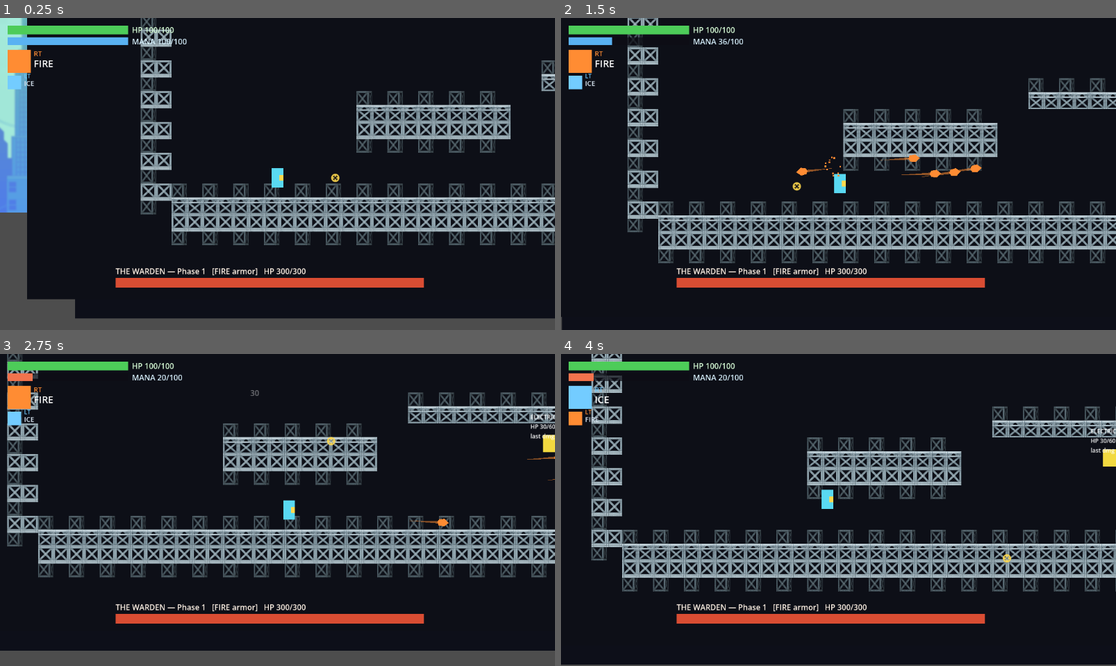
Above: before the commit, frames 1-4 (two rows, left to right).
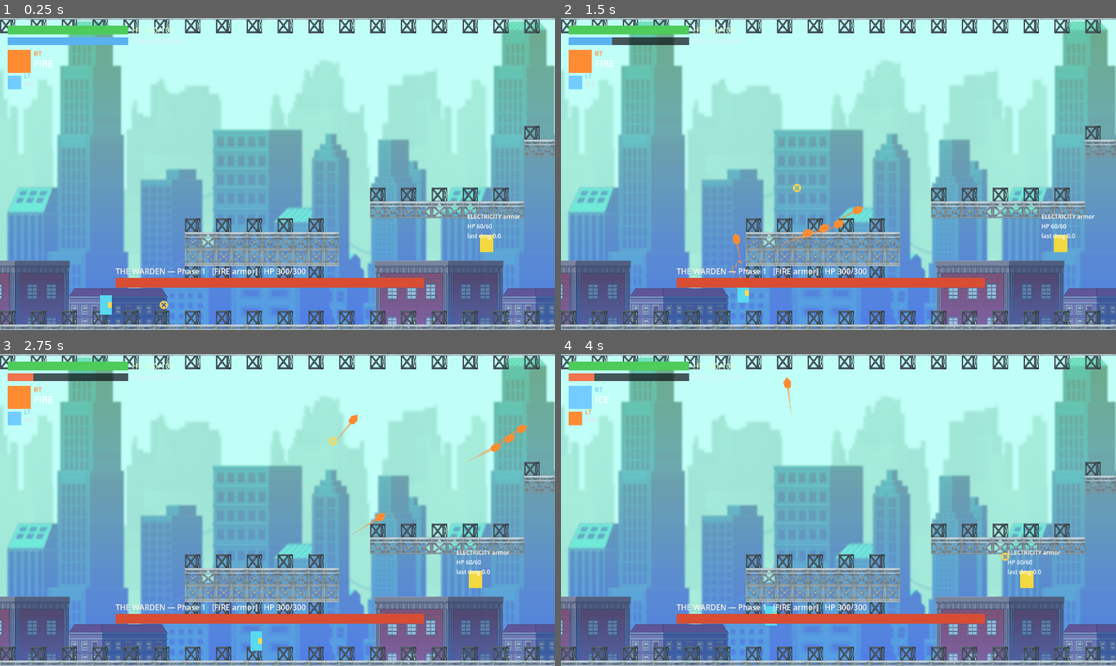
Above: after the commit, the same moments.

Repository: lordiwa/mageRage
Game: Godot game, scene res://levels/sector_02.tscn
Same seed, same stepped clock (60 frames per second), same inputs: the game is played once before the commit and once after it.
Inputs (mouse positions are in pixels of both pictures, inside the frame that each line leads up to):
- Up to frame 1 (0.25 s): no input
- Up to frame 2 (1.5 s): tap Enter at 0.5 s; move the mouse to (960, 158) at 0.52 s; hold D (move_right) 0.53-1.25 s; hold E (cast_primary) 0.53-1.25 s; click (960, 158) at 0.67 s; tap Space (jump) at 0.77 s; drag from (727, 189) to (938, 183) at 1.27 s
- Up to frame 3 (2.75 s): move the mouse to (333, 441) at 2.02 s; hold D (move_right) from 2.03 s (still down); tap Shift (dash) at 2.1 s
- Up to frame 4 (4 s): release D (move_right) at 2.75 s; drag from (810, 572) to (672, 463) at 2.77 s; move the mouse to (1005, 556) at 3.52 s; hold A (move_left) from 3.53 s (still down); tap 2 (element_2) at 3.6 s; tap Space (jump) at 3.77 s

The runs differ from the first frame. In frame 1, 95% of the frame differs, in the area x 0-100%, y 0-100%; in frame 2, 96%; in frame 3, 96%; in frame 4, 97%.

Commit message:
fix(sector_02): stop black ColorRect occluding parallax skyline + clamp Camera2D to level bounds
BUG-1: the sector-level Background ColorRect (z=-10) rendered in front of the
parallax city layers (z=-30..-20) and painted over the skyline. Push it to
z=-50 (behind every layer) and widen it (-700..5300 / -700..700) so it acts
only as a guaranteed full-bleed backstop fill behind the skyline.

BUG-2: the shared player Camera2D had no limits (±1e7 default) so the freely
flying hero's view left the backdrops into void. Clamp it to the playable
level bounds: limit_left=0, limit_top=-320, limit_right=4600, limit_bottom=360.

sector_01 shares the player, so the same clamp lets its camera reach past its
old flat fill (which ended at x=4500) and exposed far-right void. Widen its
backstop to the same -700..5300 / -700..700 / z=-50 so it covers the
camera-reachable view too.

VISUAL ONLY: only z_index, ColorRect offsets and Camera2D.limit_* change. No
collision shape, body position or corridor metric is touched; the corridor-span
+ boss-reachability tests pass unchanged. Verified in a real GL render: the
sector_02 city skyline is visible and no void shows at the camera extremes in
either sector.

Co-Authored-By: Claude Opus 4.8 (1M context) <noreply@anthropic.com>

Diff:
--- a/levels/sector_01.tscn
+++ b/levels/sector_01.tscn
@@ -36,11 +36,11 @@
 script = ExtResource("2_sector")
 
 [node name="Background" type="ColorRect" parent="."]
-z_index = -10
-offset_left = -300.0
-offset_top = -560.0
-offset_right = 4500.0
-offset_bottom = 560.0
+z_index = -50
+offset_left = -700.0
+offset_top = -700.0
+offset_right = 5300.0
+offset_bottom = 700.0
 color = Color(0.05, 0.06, 0.09, 1)
 
 [node name="Environment" type="Node2D" parent="."]
--- a/levels/sector_02.tscn
+++ b/levels/sector_02.tscn
@@ -41,11 +41,11 @@
 [node name="Backdrop" parent="." instance=ExtResource("3_backdrop")]
 
 [node name="Background" type="ColorRect" parent="."]
-z_index = -10
-offset_left = -300.0
-offset_top = -560.0
-offset_right = 4900.0
-offset_bottom = 560.0
+z_index = -50
+offset_left = -700.0
+offset_top = -700.0
+offset_right = 5300.0
+offset_bottom = 700.0
 color = Color(0.05, 0.06, 0.09, 1)
 
 [node name="Environment" type="Node2D" parent="."]
--- a/scenes/player.tscn
+++ b/scenes/player.tscn
@@ -41,6 +41,10 @@
 color = Color(1, 0.85, 0.3, 1)
 
 [node name="Camera2D" type="Camera2D" parent="."]
+limit_left = 0
+limit_top = -320
+limit_right = 4600
+limit_bottom = 360
 position_smoothing_enabled = true
 position_smoothing_speed = 8.0
 
--- a/test/test_sector_02_visual_bounds.gd
+++ b/test/test_sector_02_visual_bounds.gd
@@ -20,7 +20,11 @@
 extends GutTest
 
 const SECTOR := preload("res://levels/sector_02.tscn")
+const SECTOR_01 := preload("res://levels/sector_01.tscn")
 const PLAYER := preload("res://scenes/player.tscn")
+
+## The default Godot viewport (no [display] section): 1152x648, half-extents 576x324.
+const VIEW_HALF := Vector2(576, 324)
 
 ## The chosen, finite camera limits clamping the view to the playable level bounds.
 ## Horizontal: the corridor inner faces (WallLeft inner x=0, WallRight inner x=4600).
@@ -83,6 +87,44 @@
 		% [bg.z_index, parallax_fill.z_index])
 
 
+# --- BUG-1 (shared): every sector's backstop covers the camera-reachable view -
+# The camera limits live on the shared player, so the clamp is the SAME in every
+# sector. A sector's flat backstop fill must therefore enclose the worst-case
+# camera-reachable view rect (the clamp window grown by the viewport half-extents)
+# or void shows at the camera extremes. This pins the sector_01 far-right void the
+# shared clamp would otherwise expose (its old fill ended short of the new bound).
+
+## The worst-case camera-reachable view rect given the shared clamp + viewport.
+func _camera_reachable_rect() -> Rect2:
+	var min_corner := Vector2(CAM_LEFT, CAM_TOP) - VIEW_HALF
+	var max_corner := Vector2(CAM_RIGHT, CAM_BOTTOM) + VIEW_HALF
+	return Rect2(min_corner, max_corner - min_corner)
+
+
+func _assert_backstop_covers_camera(bg: ColorRect, where: String) -> void:
+	assert_not_null(bg, "%s has a flat backstop Background ColorRect" % where)
+	var bg_rect := Rect2(bg.global_position, bg.size)
+	var reachable := _camera_reachable_rect()
+	assert_true(bg_rect.encloses(reachable),
+		"%s backstop %s encloses the camera-reachable view %s (no void at any extreme)"
+		% [where, str(bg_rect), str(reachable)])
+
+
+func test_sector_02_backstop_covers_the_camera_reachable_view() -> void:
+	var level: Node2D = await _make_sector()
+	_assert_backstop_covers_camera(level.get_node_or_null("Background") as ColorRect, "sector_02")
+
+
+func test_sector_01_backstop_covers_the_camera_reachable_view() -> void:
+	# Regression: the shared clamp lets the camera reach past sector_01's old flat fill
+	# (which ended at x=4500) and showed void on the far right. Its backstop must now
+	# enclose the full camera-reachable rect.
+	var level := SECTOR_01.instantiate()
+	add_child_autofree(level)
+	await get_tree().process_frame
+	_assert_backstop_covers_camera(level.get_node_or_null("Background") as ColorRect, "sector_01")
+
+
 # --- BUG-2: the shared player Camera2D is clamped to the level bounds ---------
 
 func _player_camera() -> Camera2D:
